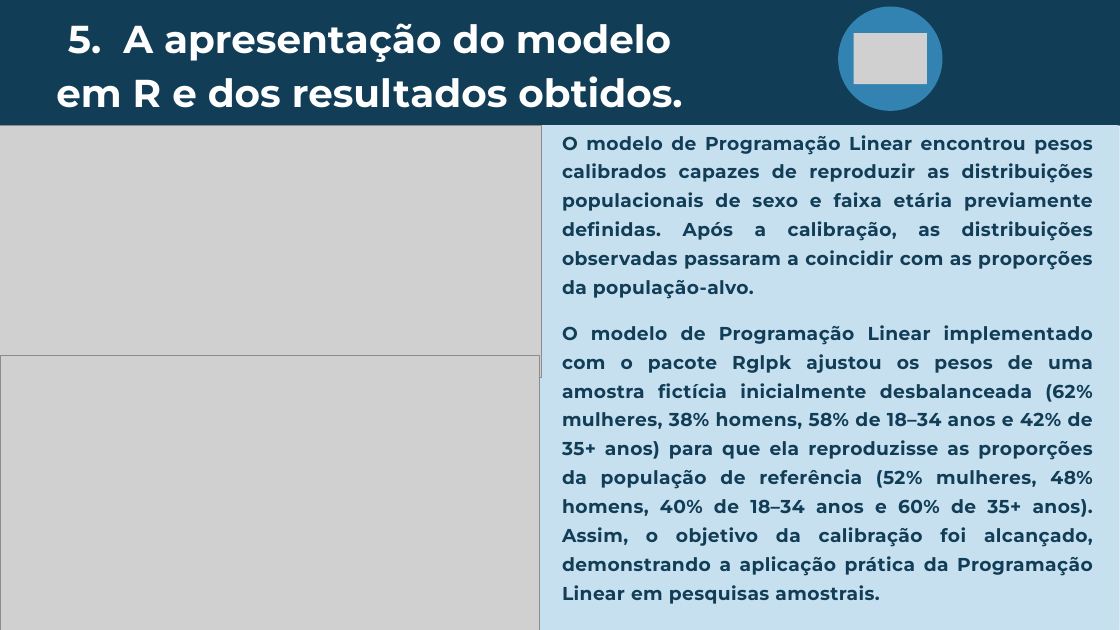
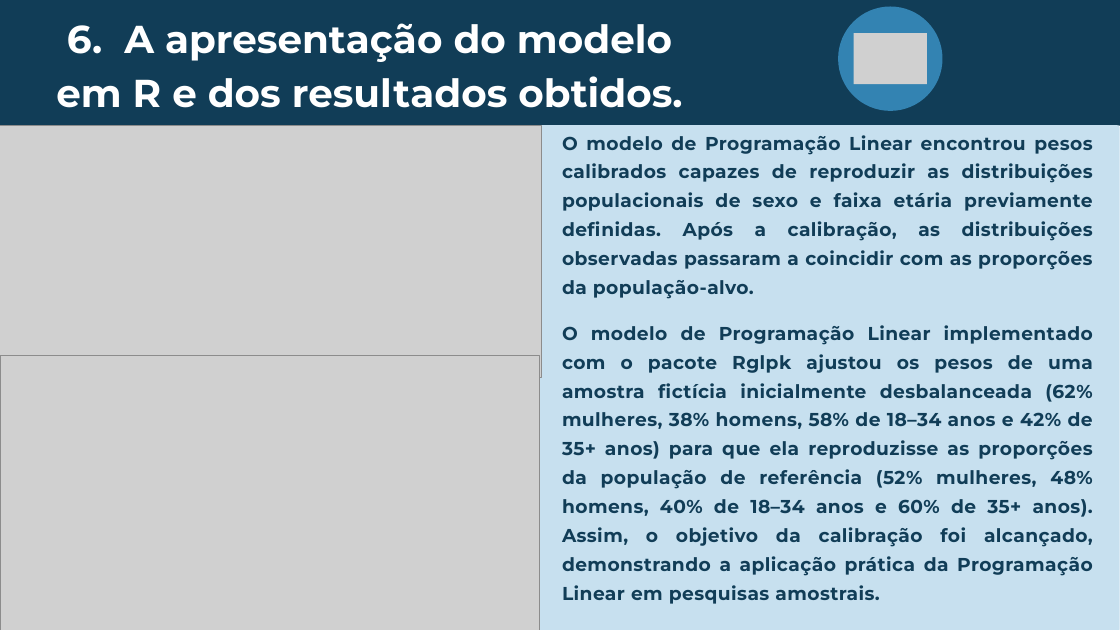
Before and after one commit to VictorLSantana/trabalho-met-num_2026.1, a slide deck: slide 8 of Calibração de Pesos em Surveys Amostrais.pptx. Drawn at 1120x630 pixels with LibreOffice and Linux fonts; fonts in the diff are those of the drawing; grey boxes stand for pictures. Boxes give left, top, right and bottom in pixels: in the first picture for what was removed or moved away, otherwise in the second. Text is boxed around its words. In the diff, an @@ line names an element or a change of style, - is before the commit and + after.

Commit message:
fix numeracao slides

```diff
--- a/Calibração de Pesos em Surveys Amostrais.pptx
+++ b/Calibração de Pesos em Surveys Amostrais.pptx
@@ text at [56, 23, 682, 108]: text changed @@
-5. A apresentação do modelo em R e dos resultados obtidos.
+6. A apresentação do modelo em R e dos resultados obtidos.
```
